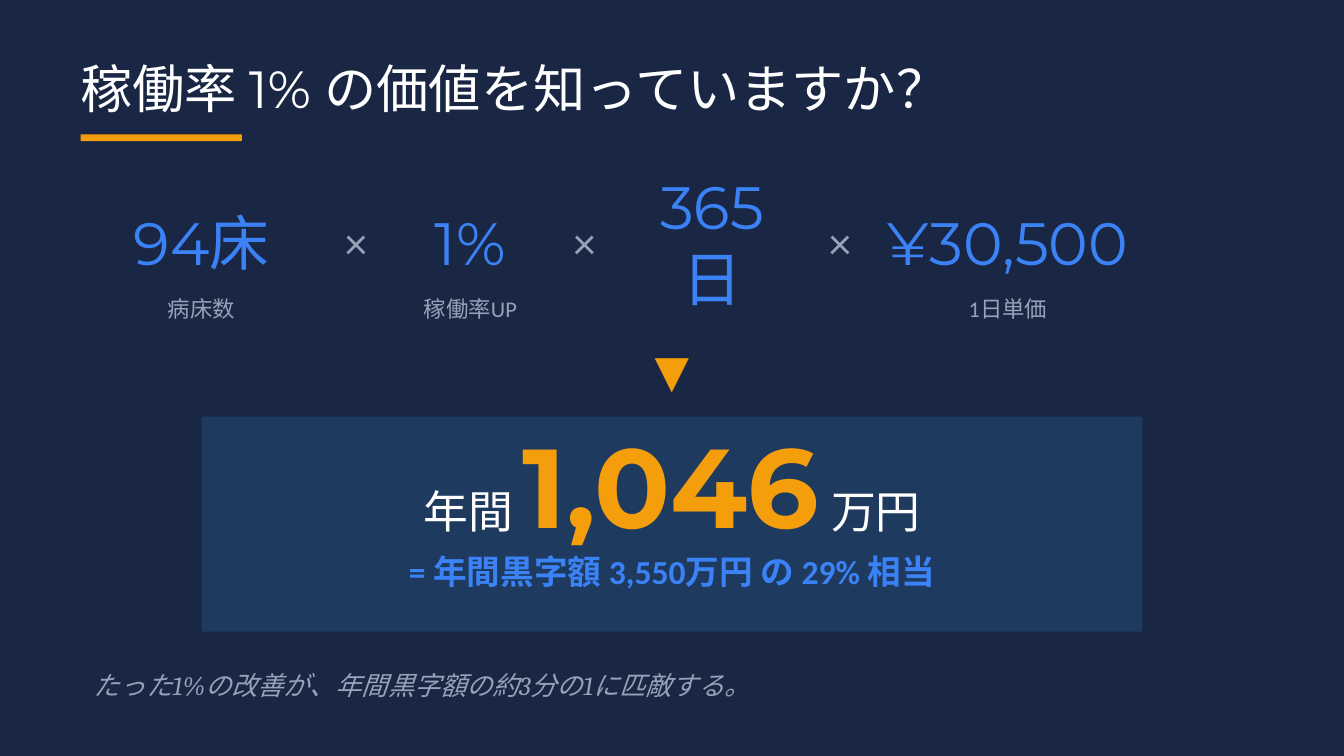
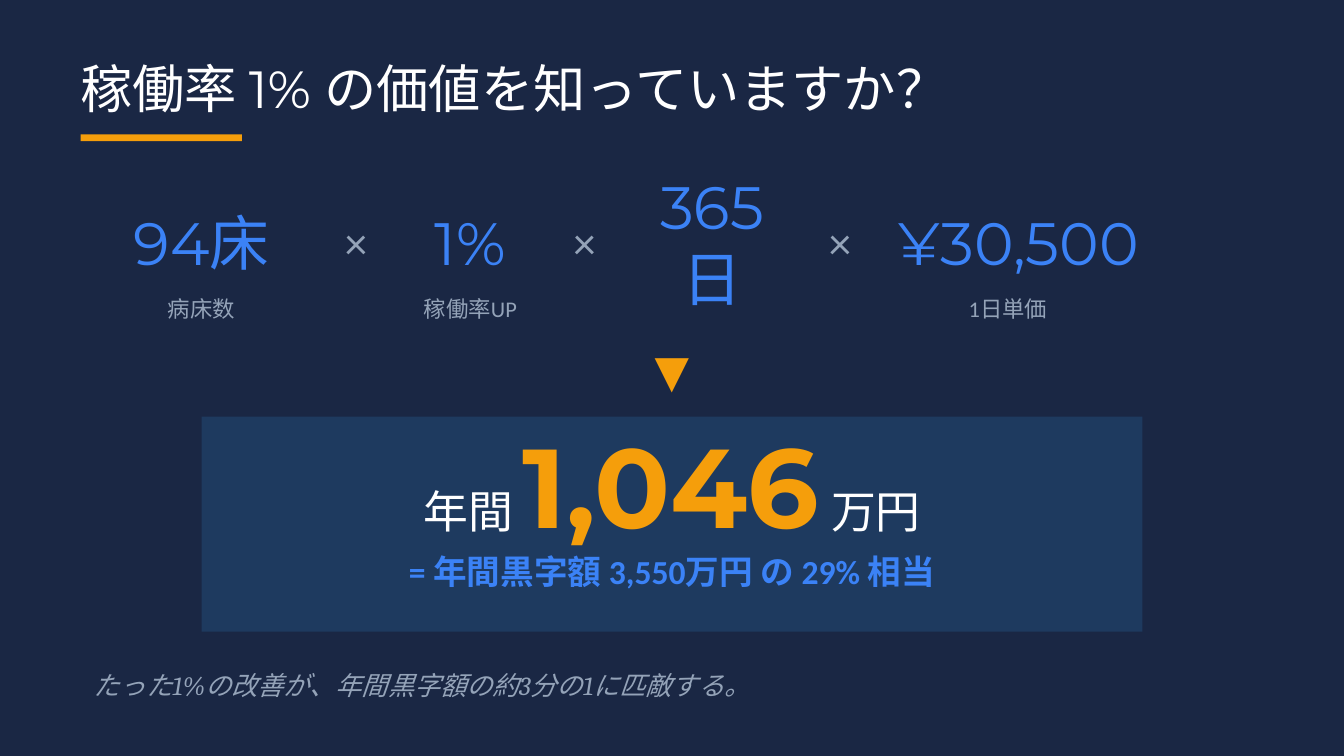
Before and after one commit to torukubota2023/bed-control-simulator, a slide deck: slide 3 of docs/admin/bed_control_evolution_presentation.pptx. Drawn at 1344x756 pixels with LibreOffice and Linux fonts; fonts in the diff are those of the drawing. Boxes give left, top, right and bottom in pixels: in the first picture for what was removed or moved away, otherwise in the second. Text is boxed around its words. In the diff, an @@ line names an element or a change of style, - is before the commit and + after.

```diff
--- a/docs/admin/bed_control_evolution_presentation.pptx
+++ b/docs/admin/bed_control_evolution_presentation.pptx
@@ text "¥30,500": place and size @@
-text "¥30,500" at <box>888,223,1128,274</box>
+text "¥30,500" at <box>898,223,1138,274</box>
```
Also in this commit, not shown: 10 other slides changed.
